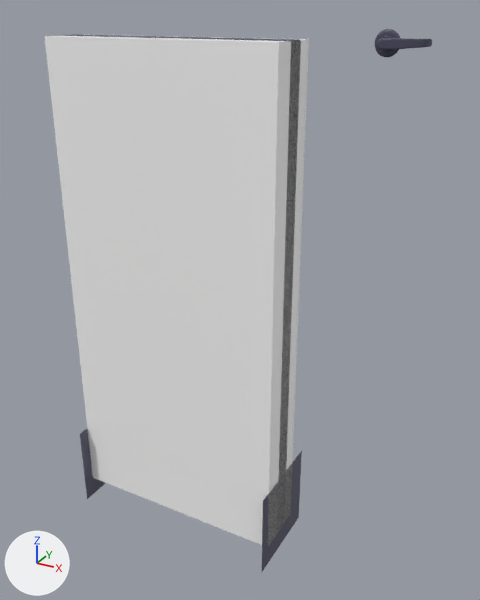
A saved change to the FBX model Assets/Models/Props/Puerta.fbx.
One viewpoint serves both versions: a 50 mm lens placed at (1.49, -2.17, 2.2), pointed at (0.26, 0.06, 1.08). Lighting does not change. The marker at lower left points along +X, +Y and +Z. Where no turn or scale is listed for an object, it has been applied to the vertices.

The first picture shows 'CTRL_Baseboard', 'CTRL_Hole', 'DoorFrame', 'Handle_Back'.
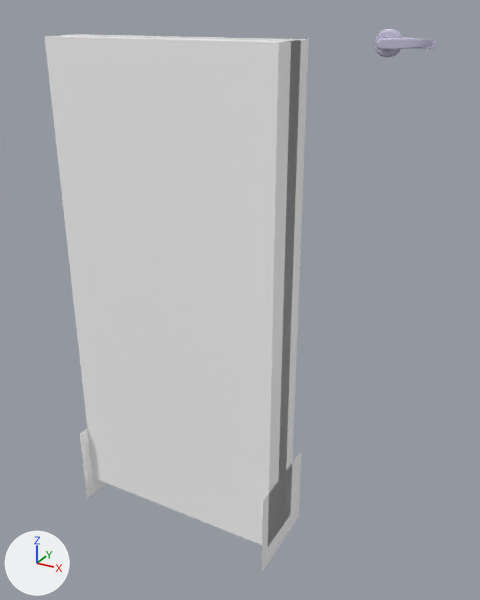
Location of each change, (x1, y1, x2, y2) in pixels of the pictures (480 x 600 px):
'CTRL_Baseboard', recoloured
    both: (80, 429, 302, 571)
'DoorFrame', recoloured (grey to white)
    both: (61, 34, 301, 529)
'Handle_Back', recoloured (blue to grey)
    both: (375, 29, 432, 57)
'Handle_Front', moved (not visible before)
    after: (392, 29, 436, 56)

Edits to the bpy script that builds the scene:
```text
Add mat_door_material:
    mat_door_material = principled_material('Door_material')
    mat_door_material.base_color = (0.8, 0.8, 0.8)  # white #e7e7e7
    mat_door_material.roughness = 0.4
Add mat_handle_material:
    mat_handle_material = principled_material('Handle_material')
    mat_handle_material.base_color = (0.578, 0.555, 0.736)  # light grey #c8c4df
    mat_handle_material.roughness = 0.4
Change me_doorfrane:
    where me_doorfrane.from_pydata(...)  # 32 vertices, 24 faces; spans x -0.5..0.5, y -0.03..0.05, z 0.0..2.1
    remove me_doorfrane.materials.append(mat_material_001)  # dark blue #4a4960
    add me_doorfrane.materials.append(mat_door_material)  # white #e7e7e7
Change me_mesh_001:
    where me_mesh_001.from_pydata(...)  # 2258 vertices, 2208 faces; spans x -0.041..0.136, y -0.072..-0.003, z -0.041..0.041
    remove me_mesh_001.materials.append(mat_material_001)  # dark blue #4a4960
    add me_mesh_001.materials.append(mat_handle_material)  # light grey #c8c4df
Change me_ctrl_baseboard:
    where me_ctrl_baseboard.from_pydata(...)  # 8 vertices, 2 faces; spans x -0.5..0.5, y 0.0..0.4, z 0.0..0.4
    remove me_ctrl_baseboard.materials.append(mat_material_001)  # dark blue #4a4960
    add me_ctrl_baseboard.materials.append(mat_hidden_material)  # white #ffffff
Change ob_handle_front:
    ob_handle_front.location: (-0.346, 0.007, 1.05) -> (0.836, -0.044, 2.1)
```
